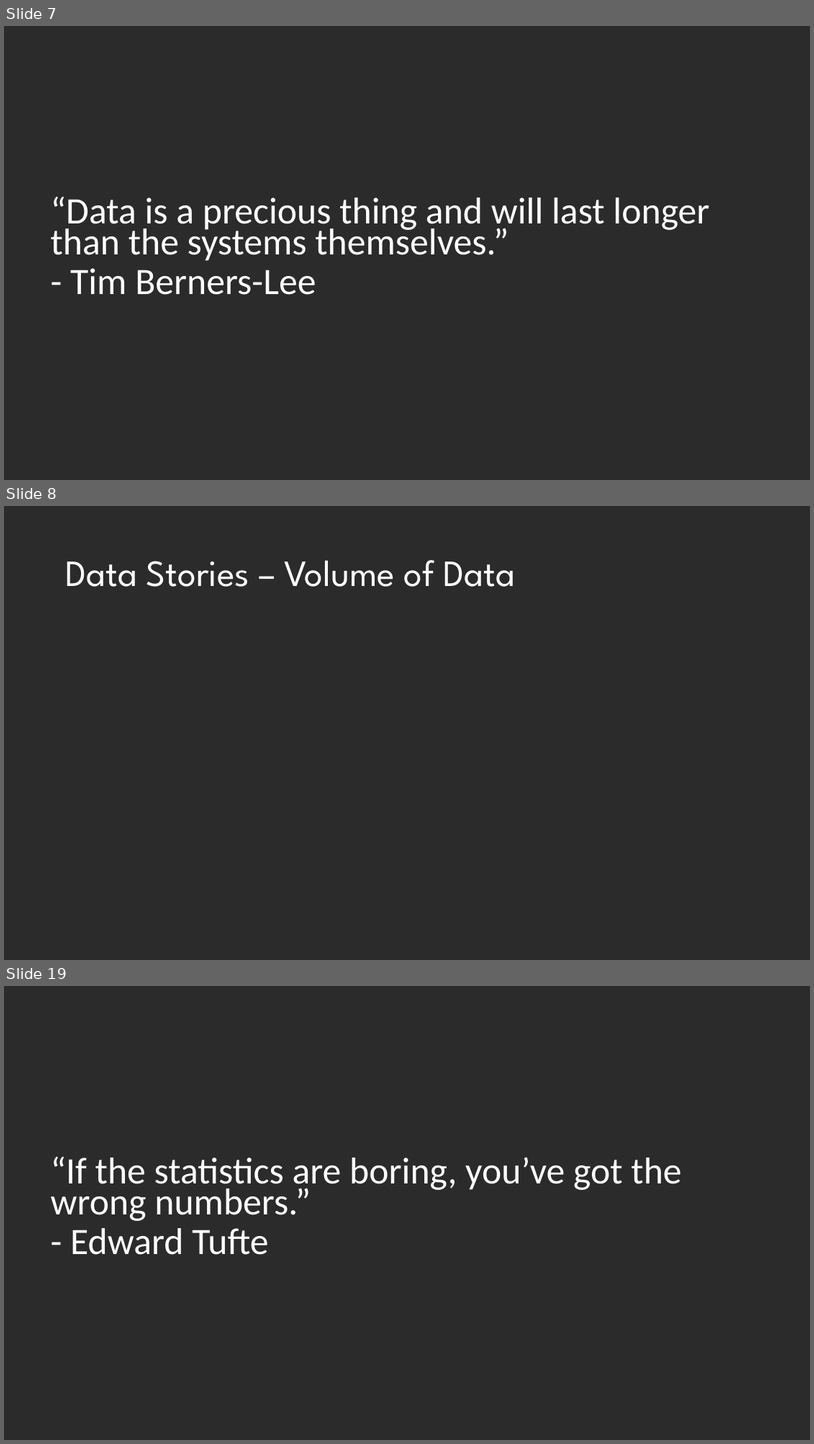
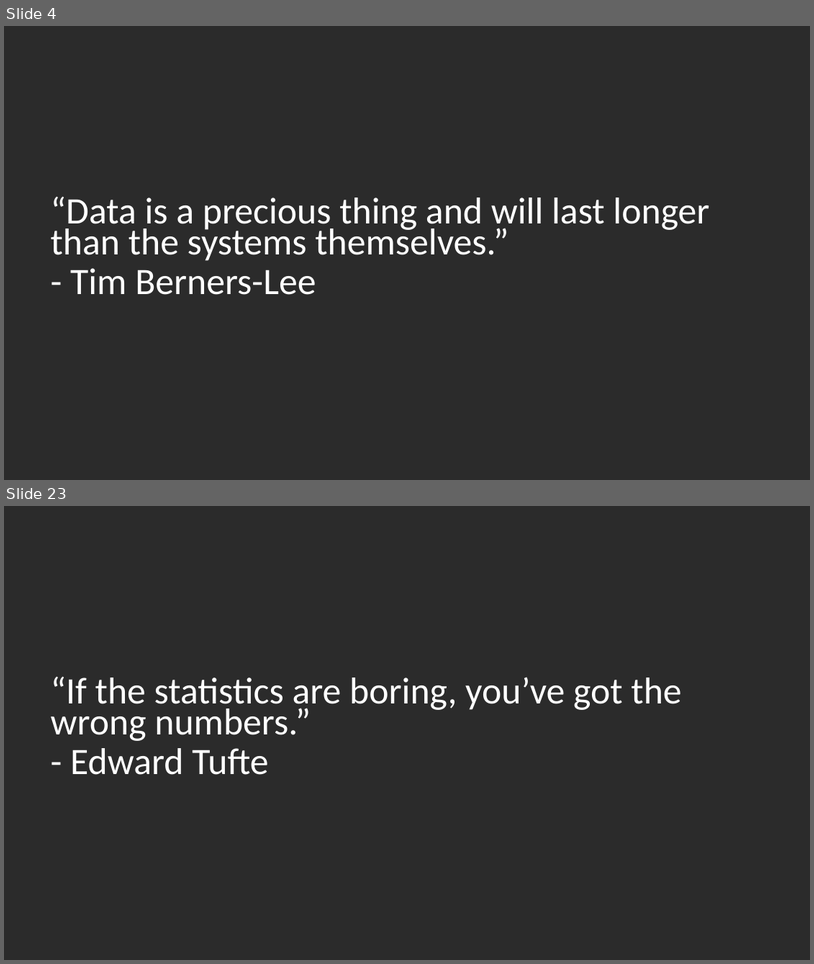
Before and after one commit to DustinEwers/r-talk-demos, a slide deck: slides/r_slides.pptx. Shown one above the other, each under a label of ours: slides 7, 8 and 19 before the commit, slides 4 and 23 after it; the slides between them are not shown. The pictures are 814x1444 and 814x964 pixels, drawn with LibreOffice and Linux fonts; fonts in the diff are those of the drawing; background and template pictures are left out; a plain dark background stands for a picture behind light text. Boxes give left, top, right and bottom in pixels: in the first picture for what was removed or moved away, otherwise in the second. Text is boxed around its words. In the diff, an @@ line names an element or a change of style, - is before the commit and + after.

```diff
--- a/slides/r_slides.pptx
+++ b/slides/r_slides.pptx
@@ slide 8 removed at (x1=4, y1=506, x2=810, y2=960), background picture (left out) @@
@@ title removed at (x1=65, y1=560, x2=515, y2=587) @@
-Data Stories – Volume of Data
@@ what was slide 7 is now slide 4 @@
@@ what was slide 19 is now slide 23 @@
```
Also in this commit, not shown: 9 slides changed, 10 slides added, 6 other slides removed.
